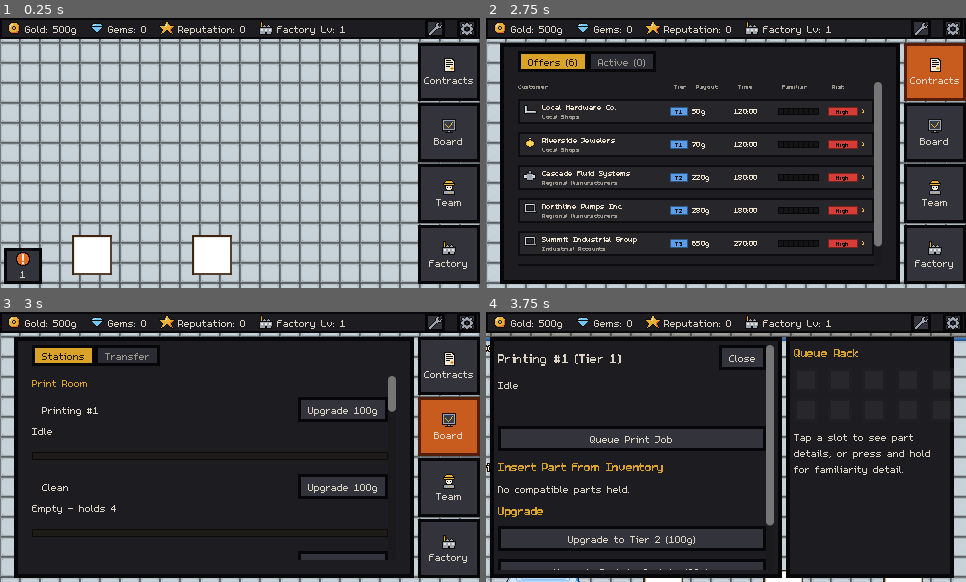
Above: before the commit, frames 1-4 (two rows, left to right).
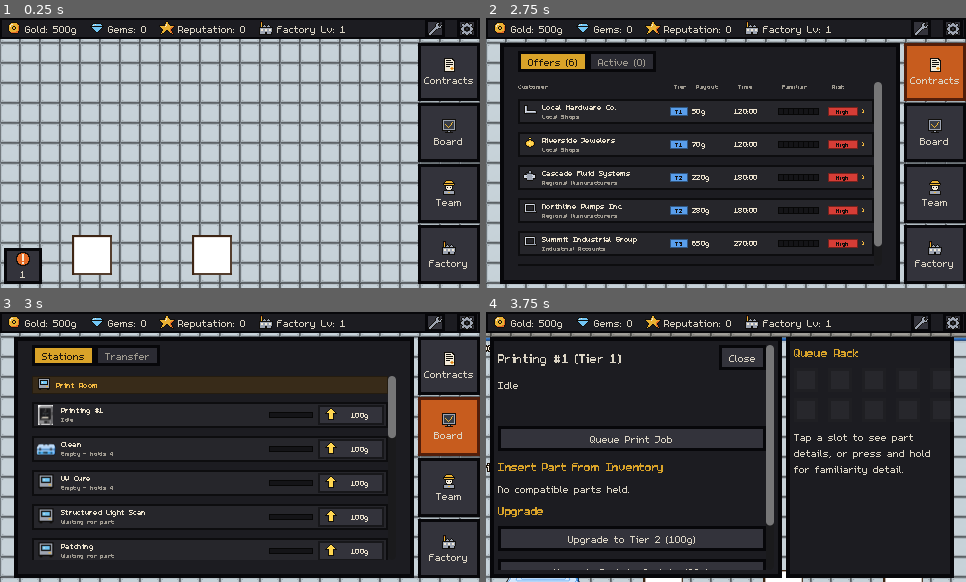
Above: after the commit, the same moments.

Repository: carverweirick/foundry-mobile-game
Game: Godot game, scene res://scenes/main.tscn
The game is run twice, just before and just after one commit, with the same random seed, the same clock (stepped at 60 frames per second) and the same inputs.
Inputs (mouse positions are in pixels of both pictures, inside the frame that each line leads up to):
- Up to frame 1 (0.25 s): no input
- Up to frame 2 (2.75 s): click (922, 28) at 0.52 s; click (951, 28) at 1.27 s; click (937, 72) at 2.02 s
- Up to frame 3 (3 s): click (451, 425) at 2.77 s
- Up to frame 4 (3.75 s): click (649, 409) at 3.5 s, where only the run before the commit has a clickable "Printing #1"

Frames 1-2 are identical in both runs. In frame 3, 11% of the frame differs, in the area x 6-83%, y 24-92%; in frame 4, nothing differs.

Commit message:
Menu redesign part 2: Board in the Foundry Dispatch style
- Stations tab: gold room strips with room icons, one card per station
  with its sprite (room icon for placeholder art), name over a short status
  (new Station.board_status_text(), ~20 chars), a colored progress bar and
  one fixed-width verb button (Fix/Collect/Start/Queue/Upgrade). Tapping a
  card opens the station; dragging from one still scrolls.
- Transfer tab: contract strips, per part an icon, number, familiarity,
  red defect pill and a Send button. Rebuilt only when what it shows
  changes, not on every poll.

Co-Authored-By: Claude Opus 5.5 <noreply@anthropic.com>
Claude-Session: https://claude.ai/code/session_01LwGPRWnRjmAtkb5LvtKvk9

Diff:
--- a/scenes/board_overlay.gd
+++ b/scenes/board_overlay.gd
@@ -2,21 +2,19 @@
 class_name BoardOverlay
 
 ## The Board (design doc 27.7): the live "what is every station doing" list
-## plus the Awaiting Transfer list, as two tabs. Replaces the old Dashboard
-## and Transfer overlays (Option B's consolidation; the Dashboard's Contracts
-## tab is gone - Contracts has its own progress bars now).
+## plus the Awaiting Transfer list, as two tabs, in the "Foundry Dispatch"
+## style of the user's mockup (assets/inspo/UI/board_UI.png).
 ##
-## Stations tab: one row per station, grouped by room, with ONE action
-## button showing the most urgent verb (Fix > Collect > Queue > Upgrade) -
-## "one verb per row" (27.6), which is also what fits a ~384px panel. The
-## station name is itself a button: it emits station_requested, and main.gd
-## pans to that station and opens its Station Detail Menu, where everything
-## the single verb doesn't cover (defect fixes, rack, batch size, staffing)
-## still lives.
+## Stations tab: a gold strip per room, then one card per station - its
+## sprite, name, a short status line (Station.board_status_text()), a
+## progress bar, and ONE action button with the most urgent verb (Fix >
+## Collect > Start > Queue > Upgrade - "one verb per row", 27.6). Tapping the
+## card itself emits station_requested; main.gd pans to that station and
+## opens its Station Detail Menu, where everything else lives.
 ##
-## Transfer tab: unchanged from the old Awaiting Transfer overlay - held
-## Parts grouped by contract, a Defects-only filter, Part#/Familiarity/
-## Defect columns and a "Send to <next station>" button per Part.
+## Transfer tab: held Parts grouped by contract, a Defects-only filter, and
+## per Part its number, familiarity, defect and a "Send to <next station>"
+## button.
 
 signal station_requested(station: Station)
 
@@ -24,12 +22,6 @@
 const TAB_STATIONS := 0
 const TAB_TRANSFER := 1
 
-const BAR_COLOR_IDLE := Color(0.35, 0.35, 0.38)
-const BAR_COLOR_RUNNING := Color(0.92, 0.70, 0.20)
-const BAR_COLOR_READY := Color(0.35, 0.80, 0.35)
-const BAR_TRACK_COLOR := Color(0.12, 0.11, 0.10)
-const HEADER_COLOR := Color(0.85, 0.64, 0.16)
-const DEFECT_COLOR := Color(0.88, 0.35, 0.22)
 
 @onready var tabs: TabContainer = %TabContainer
 @onready var stations_list: VBoxContainer = %StationsList
@@ -40,10 +32,10 @@
 var station_by_id: Dictionary = {}
 
 var _refresh_elapsed: float = 0.0
-var _bar_fill_styles: Dictionary = {} # Color -> StyleBoxFlat
 
 
 func _on_ready() -> void:
+	transfer_defects_only_check.add_theme_font_size_override("font_size", UiKit.FONT_BODY)
 	transfer_defects_only_check.toggled.connect(func(_p): _refresh_transfer_tab.call_deferred())
 	GameData.held_parts_changed.connect(_on_held_parts_changed)
 
@@ -85,16 +77,23 @@
 ## Persistent rows, updated in place every refresh - rebuilding on the 0.25s
 ## poll would visibly "pop" (same pattern as every other polled list here).
 class StationRow:
-	var container: VBoxContainer
-	var name_button: Button
-	var action_button: Button
+	var box: PanelContainer
+	var icon: TextureRect
+	var name_label: Label
 	var status_label: Label
 	var bar: ProgressBar
+	var action_button: Button
 	var station: Station = null
 	var action: String = ""
+	var press_position: Vector2 = Vector2.ZERO
 
 var _station_rows: Dictionary = {} # station_id -> StationRow
-var _room_headers: Dictionary = {} # room_name -> Label
+var _room_headers: Dictionary = {} # room_name -> PanelContainer
+
+const ACTION_BUTTON_WIDTH: float = 66.0
+const STATUS_BAR_WIDTH: float = 44.0
+## Press-to-release movement under this is a tap; more is a scroll drag.
+const ROW_TAP_MOVE_THRESHOLD: float = 24.0
 
 
 ## GameData.all_real_station_ids() visits stations room by room, so a header
@@ -109,11 +108,9 @@
 		var room_name: String = GameData.get_station(id).room_name
 		if room_name != last_room:
 			last_room = room_name
-			var header: Label = _room_headers.get(room_name)
+			var header: PanelContainer = _room_headers.get(room_name)
 			if header == null:
-				header = Label.new()
-				header.add_theme_color_override("font_color", HEADER_COLOR)
-				header.text = room_name
+				header = UiKit.section(UiKit.room_display_name(room_name), UiKit.room_icon(room_name))
 				stations_list.add_child(header)
 				_room_headers[room_name] = header
 			stations_list.move_child(header, next_index)
@@ -123,83 +120,111 @@
 		if row == null:
 			row = _create_station_row()
 			_station_rows[id] = row
-			stations_list.add_child(row.container)
-		stations_list.move_child(row.container, next_index)
+			stations_list.add_child(row.box)
+		stations_list.move_child(row.box, next_index)
 		next_index += 1
 		_update_station_row(row, station)
 
 
 func _create_station_row() -> StationRow:
 	var row := StationRow.new()
-	row.container = VBoxContainer.new()
-	row.container.add_theme_constant_override("separation", 2)
-
-	# Name button (expand-fill) + one no-wrap verb button: CLAUDE.md UI rule
-	# 1, and the verb's text is short enough to never need wrapping.
+	row.box = UiKit.card()
+	row.box.tooltip_text = "Tap to show this station on the floor"
+	row.box.gui_input.connect(_on_row_gui_input.bind(row))
 	var line := HBoxContainer.new()
-	row.container.add_child(line)
-	row.name_button = Button.new()
-	row.name_button.flat = true
-	row.name_button.alignment = HORIZONTAL_ALIGNMENT_LEFT
-	row.name_button.size_flags_horizontal = Control.SIZE_EXPAND_FILL
-	row.name_button.tooltip_text = "Show this station on the floor"
-	row.name_button.pressed.connect(_on_name_pressed.bind(row))
-	line.add_child(row.name_button)
-	row.action_button = Button.new()
+	line.add_theme_constant_override("separation", 5)
+	line.mouse_filter = Control.MOUSE_FILTER_IGNORE
+	row.box.add_child(line)
+
+	row.icon = TextureRect.new()
+	row.icon.custom_minimum_size = Vector2(20, 20)
+	row.icon.expand_mode = TextureRect.EXPAND_IGNORE_SIZE
+	row.icon.stretch_mode = TextureRect.STRETCH_KEEP_ASPECT_CENTERED
+	row.icon.texture_filter = CanvasItem.TEXTURE_FILTER_LINEAR_WITH_MIPMAPS
+	row.icon.mouse_filter = Control.MOUSE_FILTER_IGNORE
+	row.icon.size_flags_vertical = Control.SIZE_SHRINK_CENTER
+	line.add_child(row.icon)
+
+	# Name over status, both single-line and clipped (no autowrap: UI rule 1).
+	var names := VBoxContainer.new()
+	names.add_theme_constant_override("separation", 0)
+	names.size_flags_horizontal = Control.SIZE_EXPAND_FILL
+	names.mouse_filter = Control.MOUSE_FILTER_IGNORE
+	line.add_child(names)
+	row.name_label = UiKit.label("")
+	row.name_label.clip_text = true
+	names.add_child(row.name_label)
+	row.status_label = UiKit.label("", UiKit.FONT_SMALL, "text_dim")
+	row.status_label.clip_text = true
+	names.add_child(row.status_label)
+
+	row.bar = UiKit.bar("gold", 6)
+	row.bar.custom_minimum_size.x = STATUS_BAR_WIDTH
+	row.bar.size_flags_vertical = Control.SIZE_SHRINK_CENTER
+	line.add_child(row.bar)
+
+	# Fixed width so the bar column lines up whether or not a row has a verb.
+	row.action_button = UiKit.button("")
+	row.action_button.custom_minimum_size = Vector2(ACTION_BUTTON_WIDTH, 0)
+	row.action_button.size_flags_vertical = Control.SIZE_SHRINK_CENTER
+	row.action_button.clip_text = true
 	row.action_button.pressed.connect(_on_action_pressed.bind(row))
 	line.add_child(row.action_button)
-
-	# Status text length varies a lot between refreshes - a two-line height
-	# floor stops it reflowing every row below (CLAUDE.md UI rule 3).
-	row.status_label = Label.new()
-	row.status_label.autowrap_mode = TextServer.AUTOWRAP_WORD_SMART
-	row.status_label.custom_minimum_size = Vector2(0.0, 26.0)
-	row.container.add_child(row.status_label)
-
-	row.bar = ProgressBar.new()
-	row.bar.show_percentage = false
-	row.bar.min_value = 0.0
-	row.bar.max_value = 1.0
-	row.bar.custom_minimum_size = Vector2(0.0, 8.0)
-	row.bar.add_theme_stylebox_override("background", _bar_style(BAR_TRACK_COLOR))
-	row.container.add_child(row.bar)
-
-	var spacer := Control.new()
-	spacer.custom_minimum_size = Vector2(0.0, 4.0)
-	row.container.add_child(spacer)
 	return row
 
 
 func _update_station_row(row: StationRow, station: Station) -> void:
 	row.station = station
-	row.name_button.text = station.station_name
-	row.status_label.text = station.get_overview_status()
+	row.icon.texture = _station_icon(station)
+	row.name_label.text = station.station_name
+	var status := station.board_status_text()
+	row.status_label.text = status
+	var need := station.attention_need()
+	var urgent: bool = not need.is_empty() and need.priority == 0
+	UiKit.set_label_color(row.status_label, "bad" if urgent else "text_dim")
+	UiKit.set_card_border(row.box, "bad" if urgent else "card_border")
 
 	var is_automatic := station.station_type == Station.StationType.AUTOMATIC
-	row.bar.visible = not is_automatic
-	if row.bar.visible:
-		row.bar.value = _station_progress_fraction(station)
-		row.bar.add_theme_stylebox_override("fill", _bar_fill_style(_bar_color_for(station)))
+	row.bar.modulate.a = 0.0 if is_automatic else 1.0
+	row.bar.value = _station_progress_fraction(station)
+	UiKit.set_bar_color(row.bar, _bar_color_key(station))
 
 	row.action = _primary_action(station)
-	row.action_button.visible = row.action != ""
+	# An empty slot keeps its width (the bar column stays aligned) but is
+	# invisible and can't be pressed.
+	row.action_button.modulate.a = 0.0 if row.action == "" else 1.0
+	row.action_button.disabled = row.action == ""
 	match row.action:
 		"fix":
-			row.action_button.text = "Fix"
-			row.action_button.tooltip_text = UiText.tip("A part here has a defect - open the station to fix it")
+			_set_action(row, "Fix", "st_warning", "danger", "A part here has a defect - open the station to deal with it")
 		"start":
-			row.action_button.text = "Start"
-			row.action_button.tooltip_text = UiText.tip("Start this batch station's cycle with everything loaded")
+			_set_action(row, "Start", "act_start", "go", "Start this batch station's cycle with everything loaded")
 		"collect":
-			row.action_button.text = "Collect"
-			row.action_button.tooltip_text = UiText.tip("Move the finished part to Awaiting Transfer")
+			_set_action(row, "Collect", "act_collect", "primary", "Move the finished part to Awaiting Transfer")
 		"queue":
-			row.action_button.text = "Queue"
-			row.action_button.tooltip_text = UiText.tip("Start printing the next queued part")
+			_set_action(row, "Queue", "act_queue", "neutral", "Start printing the next queued part")
 		"upgrade":
 			var cost := GameData.upgrade_cost_for_tier(station.current_tier + 1)
-			row.action_button.text = "Upgrade %dg" % cost
-			row.action_button.tooltip_text = "Upgrade to Tier %d" % (station.current_tier + 1)
+			_set_action(row, "%dg" % cost, "act_upgrade", "neutral", "Upgrade to Tier %d for %dg" % [station.current_tier + 1, cost])
+		_:
+			_set_action(row, "", "", "neutral", "")
+
+
+## The station's own sprite, so the row matches the floor - except the
+## generated placeholder box (an ImageTexture), which reads as a blank
+## square at 20px; those use their room's icon until real art lands.
+func _station_icon(station: Station) -> Texture2D:
+	var texture: Texture2D = station.station_sprite.texture if station.station_sprite != null else null
+	if texture == null or texture is ImageTexture:
+		return UiIcons.get_icon(UiKit.room_icon(GameData.get_station(station.station_id).room_name))
+	return texture
+
+
+func _set_action(row: StationRow, text: String, icon_name: String, kind: String, tip: String) -> void:
+	row.action_button.text = text
+	row.action_button.icon = UiIcons.get_icon(icon_name) if icon_name != "" else null
+	row.action_button.tooltip_text = UiText.tip(tip) if tip != "" else ""
+	UiKit.set_button_kind(row.action_button, kind)
 
 
 ## The single most urgent verb for this row, or "" for none. Fix and Collect
@@ -244,18 +269,26 @@
 	_refresh_stations_tab.call_deferred()
 
 
-func _on_name_pressed(row: StationRow) -> void:
-	if row.station != null:
+## A tap on the card (not a drag - the list must still scroll from a row).
+func _on_row_gui_input(event: InputEvent, row: StationRow) -> void:
+	if not (event is InputEventMouseButton and event.button_index == MOUSE_BUTTON_LEFT):
+		return
+	if event.pressed:
+		row.press_position = event.global_position
+	elif event.global_position.distance_to(row.press_position) < ROW_TAP_MOVE_THRESHOLD and row.station != null:
 		station_requested.emit(row.station)
 
 
 ## Fraction complete (0.0-1.0). Derived from the station's own timer_bar
-## (station.gd keeps it in sync); parallel Shelling reads its soonest run.
+## (station.gd keeps it in sync); parallel and batch stations read their
+## soonest run. A loaded-but-waiting batch station shows how full it is.
 func _station_progress_fraction(station: Station) -> float:
 	if station.uses_parallel_runs():
 		if not station.shelling_ready_parts.is_empty():
 			return 1.0
 		if station.shelling_active_parts.is_empty():
+			if station.is_batch_station() and not station.batch_load.is_empty():
+				return float(station.batch_load.size()) / maxf(station.batch_cap, 1.0)
 			return 0.0
 		return _fraction_from_bar(station)
 	match station.current_state:
@@ -273,34 +306,19 @@
 	return clampf(1.0 - bar.value / maxf(bar.max_value, 0.01), 0.0, 1.0)
 
 
-func _bar_color_for(station: Station) -> Color:
+func _bar_color_key(station: Station) -> String:
 	if station.uses_parallel_runs():
 		if not station.shelling_ready_parts.is_empty():
-			return BAR_COLOR_READY
-		if not station.shelling_active_parts.is_empty():
-			return BAR_COLOR_RUNNING
-		return BAR_COLOR_IDLE
+			return "good"
+		if not station.shelling_active_parts.is_empty() or not station.batch_load.is_empty():
+			return "gold"
+		return "text_dim"
 	match station.current_state:
 		Station.State.READY:
-			return BAR_COLOR_READY
+			return "good"
 		Station.State.RUNNING:
-			return BAR_COLOR_RUNNING
-	return BAR_COLOR_IDLE
-
-
-func _bar_fill_style(color: Color) -> StyleBoxFlat:
-	if not _bar_fill_styles.has(color):
-		_bar_fill_styles[color] = _bar_style(color)
-	return _bar_fill_styles[color]
-
-
-func _bar_style(color: Color) -> StyleBoxFlat:
-	var style := StyleBoxFlat.new()
-	style.bg_color = color
-	style.border_color = Color(0.05, 0.04, 0.03)
-	style.set_border_width_all(1)
-	style.anti_aliasing = false
-	return style
+			return "gold"
+	return "text_dim"
 
 
 # ---------------------------------------------------------------------------
@@ -314,27 +332,35 @@
 		_refresh_transfer_tab()
 
 
-## Grouped by contract, defective Parts first within each group. Held Parts
-## churn often enough that this is a full rebuild rather than persistent rows.
+var _transfer_signature: String = "-"
+
+
+## Grouped by contract, defective Parts first within each group. Rebuilt only
+## when something it shows actually changed (the held set, a defect, a Send
+## button's enabled state) - a rebuild on every poll would flicker.
 func _refresh_transfer_tab() -> void:
-	MenuLayout.clear(transfer_list)
-
 	var defects_only := transfer_defects_only_check.button_pressed
 	var by_contract: Dictionary = {} # contract_id -> Array[Part]
+	var signature := "%s|" % defects_only
 	for part in GameData.held_parts:
 		if defects_only and not part.is_defective:
 			continue
 		if not by_contract.has(part.contract_id):
 			by_contract[part.contract_id] = []
 		(by_contract[part.contract_id] as Array).append(part)
+		var next_station: Station = station_by_id.get(GameData.next_station_id_for(part))
+		signature += "%d:%s:%s," % [part.part_id, part.is_defective, next_station != null and next_station.can_accept_part()]
 
 	var count := GameData.held_parts.size()
 	tabs.set_tab_title(TAB_TRANSFER, "Transfer (%d)" % count if count > 0 else "Transfer")
+	if signature == _transfer_signature:
+		return
+	_transfer_signature = signature
+	MenuLayout.clear(transfer_list)
 
 	if by_contract.is_empty():
-		var empty_label := Label.new()
+		var empty_label := UiKit.label("No defective parts awaiting transfer." if defects_only else "Nothing awaiting transfer.", UiKit.FONT_BODY, "text_dim")
 		empty_label.autowrap_mode = TextServer.AUTOWRAP_WORD_SMART
-		empty_label.text = "No defective parts awaiting transfer." if defects_only else "Nothing awaiting transfer."
 		transfer_list.add_child(empty_label)
 		return
 
@@ -346,44 +372,55 @@
 			return a.part_id < b.part_id
 		)
 		var contract := GameData.get_contract(contract_id)
-		var header := Label.new()
-		header.autowrap_mode = TextServer.AUTOWRAP_WORD_SMART
-		header.add_theme_color_override("font_color", HEADER_COLOR)
-		header.text = "%s (%d)" % [contract.customer_name if contract != null else "No Contract", parts.size()]
-		transfer_list.add_child(header)
+		var icon_name := UiKit.part_icon(GameData.geometry_name_for_part(parts[0])) if contract != null else "contracts"
+		transfer_list.add_child(UiKit.section("%s (%d)" % [contract.customer_name if contract != null else "No Contract", parts.size()], icon_name))
 		for part in parts:
 			_add_transfer_row(part)
 
 
 func _add_transfer_row(part: Part) -> void:
+	var box := UiKit.card()
+	transfer_list.add_child(box)
 	var row := HBoxContainer.new()
-	transfer_list.add_child(row)
-
-	var id_label := Label.new()
-	id_label.custom_minimum_size = Vector2(45.0, 0.0)
-	id_label.text = "#%d" % part.part_id
+	row.add_theme_constant_override("separation", 5)
+	box.add_child(row)
+
+	row.add_child(UiKit.icon(UiKit.part_icon(GameData.geometry_name_for_part(part))))
+	var id_label := UiKit.label("#%d" % part.part_id)
+	id_label.custom_minimum_size = Vector2(34.0, 0.0)
+	id_label.vertical_alignment = VERTICAL_ALIGNMENT_CENTER
 	row.add_child(id_label)
 
-	var familiarity_label := Label.new()
-	familiarity_label.custom_minimum_size = Vector2(32.0, 0.0)
-	familiarity_label.text = "%d/5" % GameData.average_familiarity_stars(GameData.geometry_name_for_part(part))
+	row.add_child(UiKit.icon("reputation"))
+	var familiarity_label := UiKit.label("%d/5" % GameData.average_familiarity_stars(GameData.geometry_name_for_part(part)))
+	familiarity_label.custom_minimum_size = Vector2(24.0, 0.0)
+	familiarity_label.vertical_alignment = VERTICAL_ALIGNMENT_CENTER
 	row.add_child(familiarity_label)
 
+	var defect_slot := HBoxContainer.new()
+	defect_slot.size_flags_horizontal = Control.SIZE_EXPAND_FILL
+	row.add_child(defect_slot)
 	if part.is_defective:
-		var defect_label := Label.new()
-		defect_label.custom_minimum_size = Vector2(70.0, 0.0)
-		defect_label.add_theme_color_override("font_color", DEFECT_COLOR)
-		defect_label.text = GameData.DEFECT_CATEGORY_LABEL[part.defect_category]
-		row.add_child(defect_label)
+		var pill := UiKit.pill(GameData.DEFECT_CATEGORY_LABEL[part.defect_category], "bad")
+		pill.size_flags_vertical = Control.SIZE_SHRINK_CENTER
+		defect_slot.add_child(pill)
+	else:
+		var ok := UiKit.label("No defects", UiKit.FONT_SMALL, "text_dim")
+		ok.vertical_alignment = VERTICAL_ALIGNMENT_CENTER
+		ok.size_flags_vertical = Control.SIZE_SHRINK_CENTER
+		defect_slot.add_child(ok)
 
 	var next_station: Station = station_by_id.get(GameData.next_station_id_for(part))
-	var send_button := Button.new()
+	var send_button := UiKit.button("", "act_send")
+	send_button.size_flags_vertical = Control.SIZE_SHRINK_CENTER
 	if next_station == null:
 		send_button.text = "No next station"
 		send_button.disabled = true
 	else:
 		send_button.text = "Send to %s" % next_station.station_name
 		send_button.disabled = not next_station.can_accept_part()
+		if send_button.disabled:
+			send_button.tooltip_text = UiText.tip("%s has no room right now" % next_station.station_name)
 		send_button.pressed.connect(_on_send_held_part.bind(part, next_station))
 	row.add_child(send_button)
 
--- a/scenes/station.gd
+++ b/scenes/station.gd
@@ -1911,6 +1911,49 @@
 	return status + _current_part_suffix() + _rack_suffix() + _defect_suffix()
 
 
+## One short line for a menu row (the Board) - about 20 characters, so it
+## fits beside the station name at 10px. The full sentences stay in
+## get_overview_status() for the Station Detail Menu.
+func board_status_text() -> String:
+	if station_type == StationType.AUTOMATIC:
+		return "Ships on arrival"
+	for part in _parts_here():
+		if part.is_defective:
+			return "Defect - %s" % GameData.DEFECT_CATEGORY_LABEL[part.defect_category]
+	if is_batch_station():
+		if not shelling_active_parts.is_empty():
+			return "Cycle %d/%d - %s" % [shelling_active_parts.size(), batch_cap, short_time(shelling_active_parts[0].time_left)]
+		if not shelling_ready_parts.is_empty():
+			return "%d ready to unload" % shelling_ready_parts.size()
+		if not batch_load.is_empty():
+			return "Loaded %d/%d" % [batch_load.size(), batch_cap]
+		return "Empty - holds %d" % batch_cap
+	if uses_parallel_runs():
+		if not shelling_active_parts.is_empty():
+			var soonest := _soonest_shelling_run()
+			var text := "%d/%d running - %s" % [shelling_active_parts.size(), batch_cap, short_time(soonest.time_left)]
+			if not shelling_ready_parts.is_empty():
+				text += ", %d ready" % shelling_ready_parts.size()
+			return text
+		if not shelling_ready_parts.is_empty():
+			return "%d ready" % shelling_ready_parts.size()
+		return _idle_status_text(true)
+	match current_state:
+		State.RUNNING:
+			return "Running - %s" % short_time(run_time_left)
+		State.READY:
+			return "Ready" if active_worker != null else "Ready - collect"
+	return _idle_status_text(true)
+
+
+## "52s" / "1m 24s".
+static func short_time(seconds: float) -> String:
+	var total := ceili(seconds)
+	if total < 60:
+		return "%ds" % total
+	return "%dm %02ds" % [total / 60, total % 60]
+
+
 ## Design request, this session: "see which part is currently being worked
 ## on at each station." Shared by the Menu Overlay's Overview tab and the
 ## Station Detail Menu's main status line (both read get_overview_status()) -
--- a/scenes/ui_kit.gd
+++ b/scenes/ui_kit.gd
@@ -83,6 +83,24 @@
 	return PART_FAMILY_ICON.get(GameData.family_for_geometry(geometry_name), "part_bracket")
 
 
+## Room icons and the names players see (Pour's island reads "VIM Bay" on
+## the floor; StationDef.room_name still says "Pour Room").
+const ROOM_ICON := {
+	"Print Room": "room_print", "Shell Building": "room_shell",
+	"Furnace Room": "room_furnace", "Pour Room": "room_vim",
+	"Post Processing": "room_post",
+}
+const ROOM_DISPLAY_NAME := {"Pour Room": "VIM Bay"}
+
+
+static func room_icon(room_name: String) -> String:
+	return ROOM_ICON.get(room_name, "factory")
+
+
+static func room_display_name(room_name: String) -> String:
+	return ROOM_DISPLAY_NAME.get(room_name, room_name)
+
+
 # --- widgets ---------------------------------------------------------------
 
 static func label(text: String, size: int = FONT_BODY, color_key: String = "text") -> Label:
